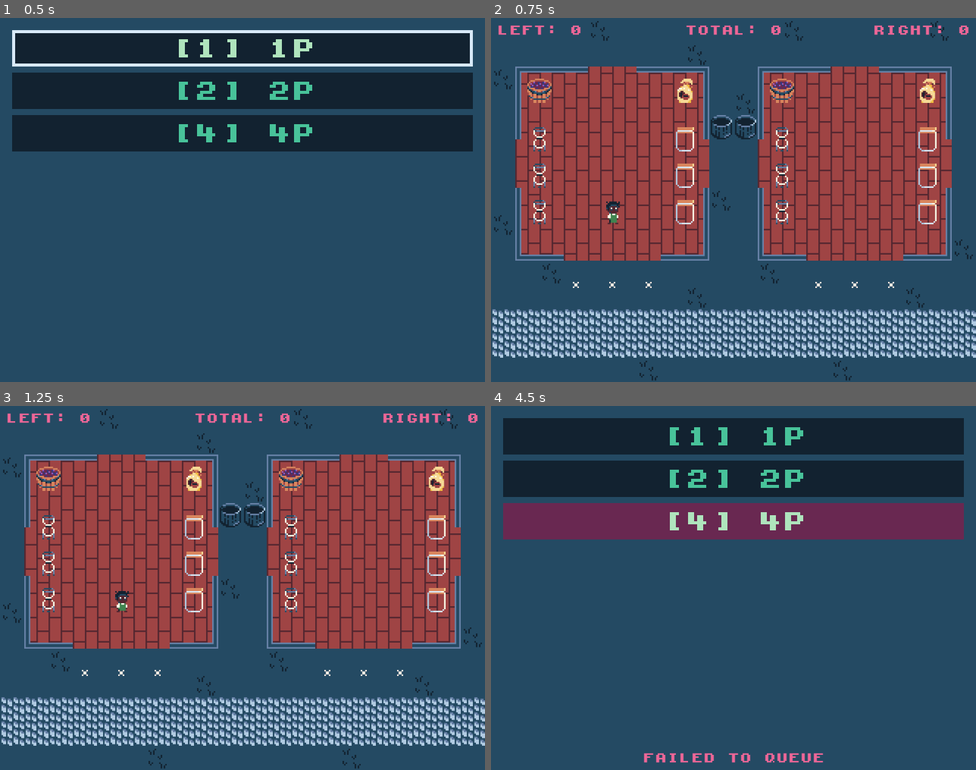
Above: before the commit, frames 1-4 (two rows, left to right).
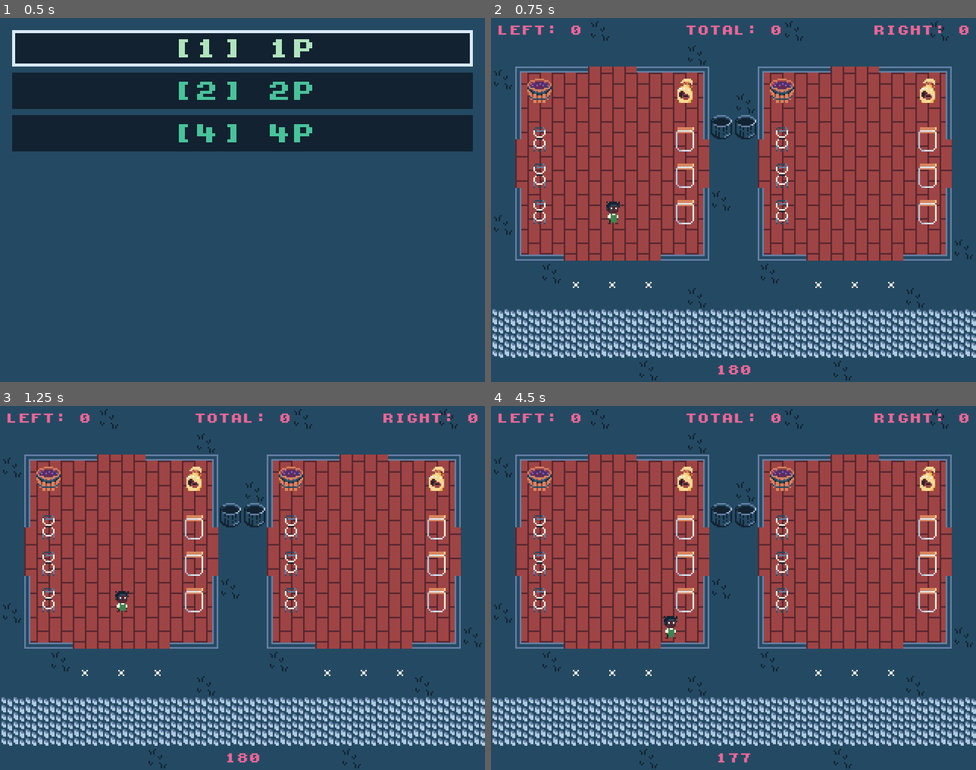
Above: after the commit, the same moments.

Repository: nikolawhallon/over-brewed
Game: Godot game, scene res://scenes/app.tscn
Same seed, same stepped clock (60 frames per second), same inputs: the game is played once before the commit and once after it.
Inputs (mouse positions are in pixels of both pictures, inside the frame that each line leads up to):
- Up to frame 1 (0.5 s): no input
- Up to frame 2 (0.75 s): click "[1] 1P" at 0.5 s
- Up to frame 3 (1.25 s): no input
- Up to frame 4 (4.5 s): tap Enter at 1.25 s; move the mouse to (840, 569) at 1.27 s; hold Right 1.28-2 s; tap L (leave) at 1.35, 3.05 s; click (840, 569) at 1.42 s; click (733, 435) at 2 s, where only the run before the commit has a clickable "[1] 1P"; move the mouse to (636, 606) at 2.77 s; hold Down 2.78-3.5 s; tap 4 (four_player) at 2.85 s; click (733, 478) at 3.5 s, where only the run before the commit has a clickable "[2] 2P"; click (733, 522) at 4.25 s, where only the run before the commit has a clickable "[4] 4P"

Frame 1 is identical in both runs. In frame 2, 0.1% of the frame differs, in the area x 46-54%, y 95-98%; in frame 3, 0.1%; in frame 4, 62%, in the area x 0-100%, y 0-100%.

Commit message:
added game over timer

Diff:
--- a/scenes/arena.gd
+++ b/scenes/arena.gd
@@ -15,6 +15,18 @@
 var state = State.VOID
 var left_score = 0
 var right_score = 0
+var time_left = 180
+
+func _ready():
+	if not multiplayer.is_server():
+		return
+
+	for peer in NodeUtils.get_first_ancestor_in_group_for_node(self, "App").get_peer_ids_for_match(match_id):
+		if peer == 1:
+			continue
+		announce_update_time_left.rpc_id(peer, time_left)
+
+	announce_update_time_left(time_left)
 
 func _process(_delta: float) -> void:
 	if state == State.STARTING:
@@ -39,8 +51,9 @@
 					barista.init(peer, "right", $RightCafe.position + Vector2(0, - num_baristas / 2 * 16), skin_type)
 					$Replicated.add_child(barista, true)
 
-	if Input.is_action_just_pressed("leave"):
-		emit_signal("leave_requested")
+	if Input.is_action_just_pressed("leave") and state == State.GAME_OVER:
+		print(state)
+		$CanvasLayer/LobbyButtonContainer/LobbyButton.pressed.emit()
 
 	if not multiplayer.is_server():
 		return
@@ -61,8 +74,20 @@
 	$CanvasLayer/RightContainer/RightScore.text = "RIGHT: %d" % right_score
 	$CanvasLayer/TotalContainer/TotalScore.text = "TOTAL: %d" % (left_score + right_score)
 
+@rpc("authority", "reliable")
+func announce_update_time_left(new_time_left: int) -> void:
+	time_left = new_time_left
+	$CanvasLayer/TimeLeftContainer/TimeLeftLabel.text = "%d" % time_left
+	if time_left == 0:
+		state = State.GAME_OVER
+		$CanvasLayer/LobbyButtonContainer.visible = true
+		$CanvasLayer/LobbyButtonContainer/LobbyButton.grab_focus()
+
 func _on_customer_timer_timeout() -> void:
 	if not multiplayer.is_server():
+		return
+
+	if state == State.GAME_OVER:
 		return
 
 	var customer = load("res://scenes/customer.tscn").instantiate()
@@ -86,16 +111,18 @@
 	if not served:
 		return
 
+	var new_score = left_score
+
 	if served == "coffee":
-		left_score += 1
+		new_score = left_score + 1
 	elif served == "wine":
-		left_score += 2
+		new_score = left_score + 2
 	for peer in NodeUtils.get_first_ancestor_in_group_for_node(self, "App").get_peer_ids_for_match(match_id):
 		if peer == 1:
 			continue
-		announce_update_left_score.rpc_id(peer, left_score)
+		announce_update_left_score.rpc_id(peer, new_score)
 
-	announce_update_left_score(left_score)
+	announce_update_left_score(new_score)
 
 func _on_right_cafe_customer_left(served) -> void:
 	if not multiplayer.is_server():
@@ -104,19 +131,24 @@
 	if not served:
 		return
 
+	var new_score = right_score
+
 	if served == "coffee":
-		right_score += 1
+		new_score = right_score + 1
 	elif served == "wine":
-		right_score += 2
+		new_score = right_score + 2
 	for peer in NodeUtils.get_first_ancestor_in_group_for_node(self, "App").get_peer_ids_for_match(match_id):
 		if peer == 1:
 			continue
-		announce_update_right_score.rpc_id(peer, right_score)
+		announce_update_right_score.rpc_id(peer, new_score)
 
-	announce_update_right_score(right_score)
+	announce_update_right_score(new_score)
 
 func _on_power_up_timer_timeout() -> void:
 	if not multiplayer.is_server():
+		return
+
+	if state == State.GAME_OVER:
 		return
 
 	var power_ups = NodeUtils.get_nodes_in_group_for_node(self, "PowerUp")
@@ -135,3 +167,21 @@
 	var mailman = load("res://scenes/mailman.tscn").instantiate()
 	mailman.init(initial_global_position, spawn_area.get_path(), target)
 	$Replicated.add_child(mailman, true)
+
+func _on_game_timer_timeout() -> void:
+	if not multiplayer.is_server():
+		return
+
+	if time_left == 0:
+		return
+
+	var new_time_left = time_left - 1
+	for peer in NodeUtils.get_first_ancestor_in_group_for_node(self, "App").get_peer_ids_for_match(match_id):
+		if peer == 1:
+			continue
+		announce_update_time_left.rpc_id(peer, new_time_left)
+
+	announce_update_time_left(new_time_left)
+
+func _on_lobby_button_pressed() -> void:
+	emit_signal("leave_requested")
--- a/scenes/arena.tscn
+++ b/scenes/arena.tscn
@@ -6,6 +6,7 @@
 [ext_resource type="PackedScene" uid="uid://d30p8sfyml00g" path="res://scenes/cafe.tscn" id="3_xdvfk"]
 [ext_resource type="Script" uid="uid://cybe0m7l7ovpu" path="res://scenes/spawn_area.gd" id="4_xdvfk"]
 [ext_resource type="PackedScene" uid="uid://coeutl0j6w2hm" path="res://scenes/garbage_can.tscn" id="6_4ag8t"]
+[ext_resource type="FontFile" uid="uid://c0t3svin2bvld" path="res://assets/kongtext.ttf" id="7_k9m2x"]
 
 [sub_resource type="TileSetAtlasSource" id="TileSetAtlasSource_4ag8t"]
 texture = ExtResource("2_7ft05")
@@ -15,13 +16,50 @@
 [sub_resource type="TileSet" id="TileSet_dpxgc"]
 sources/0 = SubResource("TileSetAtlasSource_4ag8t")
 
+[sub_resource type="StyleBoxFlat" id="StyleBoxFlat_r8k3m"]
+content_margin_left = 4.0
+content_margin_top = 4.0
+content_margin_right = 4.0
+content_margin_bottom = 4.0
+bg_color = Color(0.07058824, 0.13333334, 0.1882353, 1)
+
+[sub_resource type="StyleBoxFlat" id="StyleBoxFlat_9vn2p"]
+bg_color = Color(0.73333335, 0.23529412, 0.3882353, 1)
+
+[sub_resource type="StyleBoxFlat" id="StyleBoxFlat_h4x7q"]
+content_margin_left = 4.0
+content_margin_top = 4.0
+content_margin_right = 4.0
+content_margin_bottom = 4.0
+bg_color = Color(0.4117647, 0.15686275, 0.31764707, 1)
+
+[sub_resource type="StyleBoxFlat" id="StyleBoxFlat_w6c9f"]
+content_margin_left = 4.0
+content_margin_top = 4.0
+content_margin_right = 4.0
+content_margin_bottom = 4.0
+bg_color = Color(0.40784314, 0.50980395, 0.65882355, 1)
+
+[sub_resource type="StyleBoxFlat" id="StyleBoxFlat_t5j8n"]
+content_margin_left = 4.0
+content_margin_top = 4.0
+content_margin_right = 4.0
+content_margin_bottom = 4.0
+bg_color = Color(0.07058824, 0.13333334, 0.1882353, 1)
+border_width_left = 2
+border_width_top = 2
+border_width_right = 2
+border_width_bottom = 2
+border_color = Color(0.8509804, 0.91764706, 0.972549, 1)
+anti_aliasing = false
+
 [sub_resource type="RectangleShape2D" id="RectangleShape2D_olpmc"]
 size = Vector2(8, 8)
 
-[sub_resource type="RectangleShape2D" id="RectangleShape2D_mailman_right"]
+[sub_resource type="RectangleShape2D" id="RectangleShape2D_b2v7k"]
 size = Vector2(8, 8)
 
-[sub_resource type="RectangleShape2D" id="RectangleShape2D_customer_left"]
+[sub_resource type="RectangleShape2D" id="RectangleShape2D_m9d4x"]
 size = Vector2(32, 32)
 
 [sub_resource type="RectangleShape2D" id="RectangleShape2D_xdvfk"]
@@ -99,6 +137,59 @@
 text = "RIGHT: 0"
 label_settings = ExtResource("3_olpmc")
 
+[node name="TimeLeftContainer" type="MarginContainer" parent="CanvasLayer" unique_id=1524704150]
+anchors_preset = 12
+anchor_top = 1.0
+anchor_right = 1.0
+anchor_bottom = 1.0
+offset_top = -16.0
+grow_horizontal = 2
+grow_vertical = 0
+theme_override_constants/margin_left = 4
+theme_override_constants/margin_top = 4
+theme_override_constants/margin_right = 4
+theme_override_constants/margin_bottom = 4
+
+[node name="TimeLeftLabel" type="Label" parent="CanvasLayer/TimeLeftContainer" unique_id=592790171]
+layout_mode = 2
+text = "180"
+label_settings = ExtResource("3_olpmc")
+horizontal_alignment = 1
+
+[node name="LobbyButtonContainer" type="MarginContainer" parent="CanvasLayer" unique_id=1721468512]
+visible = false
+anchors_preset = 8
+anchor_left = 0.5
+anchor_top = 0.5
+anchor_right = 0.5
+anchor_bottom = 0.5
+offset_left = -52.0
+offset_top = -20.0
+offset_right = 52.0
+offset_bottom = 20.0
+grow_horizontal = 2
+grow_vertical = 2
+theme_override_constants/margin_left = 8
+theme_override_constants/margin_top = 8
+theme_override_constants/margin_right = 8
+theme_override_constants/margin_bottom = 8
+
+[node name="LobbyButton" type="Button" parent="CanvasLayer/LobbyButtonContainer" unique_id=1831560934]
+layout_mode = 2
+theme_override_colors/font_color = Color(0.28235295, 0.7647059, 0.6039216, 1)
+theme_override_colors/font_focus_color = Color(0.6862745, 0.89411765, 0.7411765, 1)
+theme_override_colors/font_pressed_color = Color(0.6862745, 0.89411765, 0.7411765, 1)
+theme_override_colors/font_hover_color = Color(0.6862745, 0.89411765, 0.7411765, 1)
+theme_override_colors/font_hover_pressed_color = Color(0.6862745, 0.89411765, 0.7411765, 1)
+theme_override_colors/font_disabled_color = Color(0.69411767, 0.79607844, 0.8862745, 1)
+theme_override_fonts/font = ExtResource("7_k9m2x")
+theme_override_styles/normal = SubResource("StyleBoxFlat_r8k3m")
+theme_override_styles/pressed = SubResource("StyleBoxFlat_9vn2p")
+theme_override_styles/hover = SubResource("StyleBoxFlat_h4x7q")
+theme_override_styles/disabled = SubResource("StyleBoxFlat_w6c9f")
+theme_override_styles/focus = SubResource("StyleBoxFlat_t5j8n")
+text = "[L] LOBBY"
+
 [node name="CustomerTimer" type="Timer" parent="." unique_id=613467295]
 wait_time = 2.0
 autostart = true
@@ -149,11 +240,16 @@
 [node name="RightGarbageCan" parent="." unique_id=421079271 instance=ExtResource("6_4ag8t")]
 position = Vector2(8, -56)
 
+[node name="GameTimer" type="Timer" parent="." unique_id=2140754440]
+autostart = true
+
 [connection signal="customer_left" from="LeftCafe" to="." method="_on_left_cafe_customer_left"]
 [connection signal="customer_left" from="RightCafe" to="." method="_on_right_cafe_customer_left"]
+[connection signal="pressed" from="CanvasLayer/LobbyButtonContainer/LobbyButton" to="." method="_on_lobby_button_pressed"]
 [connection signal="timeout" from="CustomerTimer" to="." method="_on_customer_timer_timeout"]
 [connection signal="timeout" from="PowerUpTimer" to="." method="_on_power_up_timer_timeout"]
 [connection signal="body_entered" from="LeftMailmanSpawnArea" to="LeftMailmanSpawnArea" method="_on_body_entered"]
 [connection signal="body_entered" from="RightMailmanSpawnArea" to="RightMailmanSpawnArea" method="_on_body_entered"]
 [connection signal="body_entered" from="LeftCustomerSpawnArea" to="LeftCustomerSpawnArea" method="_on_body_entered"]
 [connection signal="body_entered" from="RightCustomerSpawnArea" to="RightCustomerSpawnArea" method="_on_body_entered"]
+[connection signal="timeout" from="GameTimer" to="." method="_on_game_timer_timeout"]
--- a/scenes/barista.gd
+++ b/scenes/barista.gd
@@ -116,6 +116,10 @@
 	if not multiplayer.is_server():
 		return
 
+	var arena = NodeUtils.get_first_ancestor_in_group_for_node(self, "Arena")
+	if arena.state == 3:  # State.GAME_OVER = 3
+		return
+
 	velocity = direction * SPEED
 	move_and_slide()
 
Not shown: 2 places in scenes/arena.tscn that only renumber resources
